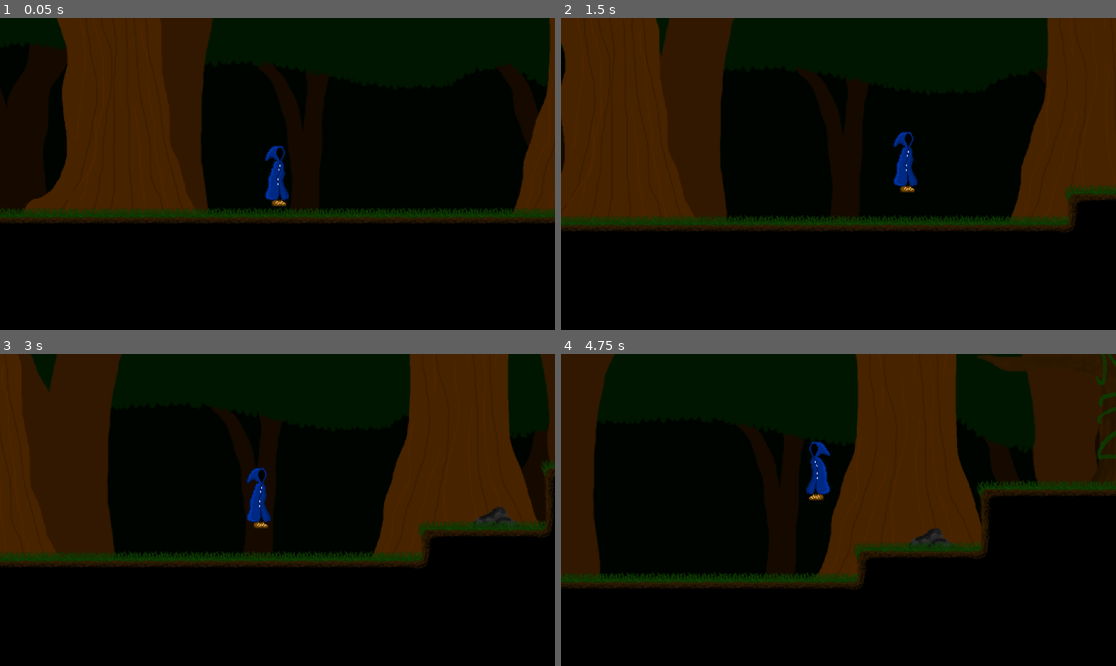
Above: before the commit, frames 1-4 (two rows, left to right).
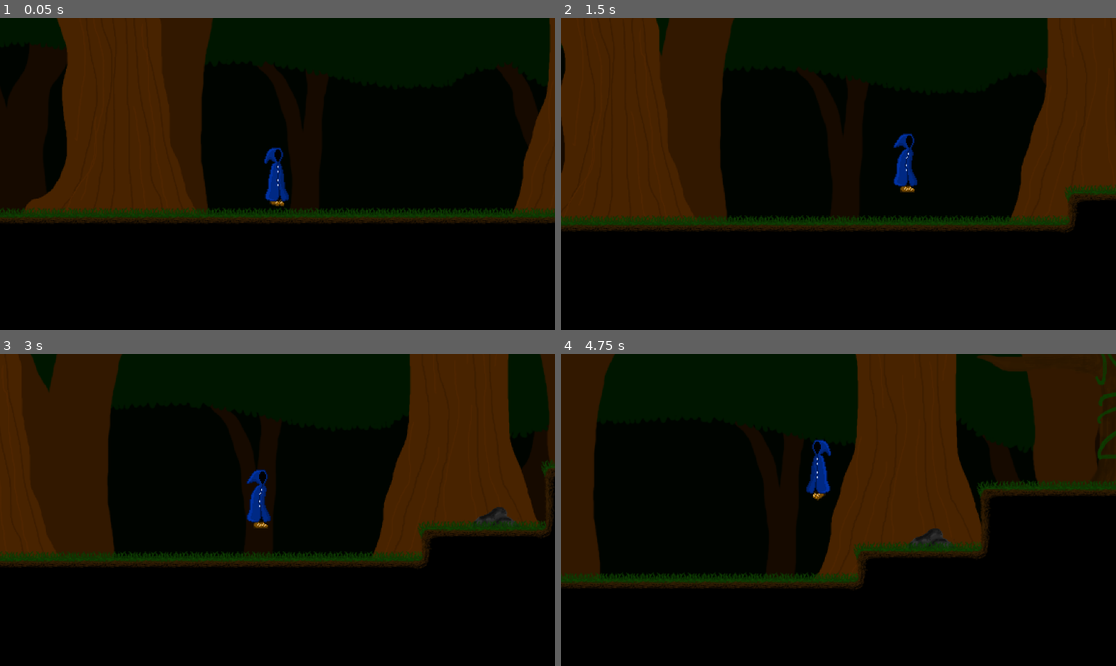
Above: after the commit, the same moments.

Repository: Maurice438361/Nyctophobia-YOGduo
Game: Godot game, scene res://world.tscn
Two runs of this game, one before a commit and one after it. Both use one fixed random seed, a clock stepped at 60 frames per second and the inputs below.
Inputs:
- Up to frame 1 (0.05 s): no input
- Up to frame 2 (1.5 s): tap Enter at 0.5 s; hold D (Right) from 0.53 s (still down); tap Space (Jump) at 0.6, 0.77, 1.07, 1.35 s
- Up to frame 3 (3 s): tap Space (Jump) at 1.52, 1.82, 2.1, 2.85 s; release D (Right) at 2.03 s; hold A (Left) 2.03-2.78 s; hold D (Right) from 2.78 s (still down)
- Up to frame 4 (4.75 s): tap Space (Jump) at 3.02, 3.32, 3.6, 3.77, 4.07, 4.35, 4.52 s; release D (Right) at 4.28 s; hold A (Left) from 4.28 s (still down)

The runs differ from the first frame. In frame 1, 0.2% of the frame differs, in the area x 47-53%, y 40-61%; in frame 2, 0.1%; in frame 3, 0.1%; in frame 4, 0.3%, in the area x 44-49%, y 27-47%.

Commit message:
Added 3 new animations, 2 for climbing and 1 for landing.

Diff:
--- a/assets/Player script/nyctophobia_player.gd
+++ b/assets/Player script/nyctophobia_player.gd
@@ -17,6 +17,7 @@
 var LedgeGrabRest: bool = false
 var Climbing: bool = false
 var IsInClimbleArea: bool = false
+var InAir: bool = true
 
 @onready var wall_check_top = $TopCollisionChecker
 @onready var wall_check_bottom = $BottomCollisionChecker
@@ -89,6 +90,11 @@
 
 		play_anim("Jump")
 
+	#land
+	if InAir and !is_on_floor():
+		InAir = false
+		play_anim("Jump_land")
+
 	#LedgeGrab
 
 	if !is_on_floor() and velocity.y > 0 and is_touching_ledge_side() and !LedgeGrabRest:
@@ -153,12 +159,15 @@
 
 		if Input.is_action_just_pressed("Up"):
 			velocity.y -= CLIMBING_SPEED
+			play_anim("Climb")
 
 		if Input.is_action_just_pressed("Down"):
 			velocity.y += CLIMBING_SPEED
+			play_anim("Climb")
 
 		if !Input.is_action_pressed("Up") and !Input.is_action_pressed("Down"):
 			velocity.y = 0
+			play_anim("Climb_idle")
 
 		if !IsInClimbleArea or Input.is_action_just_pressed("Jump"):
 			Climbing = false
--- a/objects/NyctophobiaPlayer.tscn
+++ b/objects/NyctophobiaPlayer.tscn
@@ -1,139 +1,210 @@
-[gd_scene load_steps=24 format=3 uid="uid://cib36sg3dy4n8"]
-
-[ext_resource type="Texture2D" uid="uid://6kdn00uoem5n" path="res://assets/PlayerSpriteAnimated/duo game player sprite sheet.png" id="1_3evso"]
+[gd_scene load_steps=32 format=3 uid="uid://cib36sg3dy4n8"]
+
 [ext_resource type="Script" uid="uid://bds5ci3jv4xs8" path="res://assets/Player script/nyctophobia_player.gd" id="1_t1ppf"]
-
-[sub_resource type="AtlasTexture" id="AtlasTexture_kekkd"]
-atlas = ExtResource("1_3evso")
+[ext_resource type="Texture2D" uid="uid://by2jk5c7bmhfg" path="res://assets/PlayerSpriteAnimated/player_sprite_sheet.png" id="2_21y1p"]
+
+[sub_resource type="AtlasTexture" id="AtlasTexture_f55vd"]
+atlas = ExtResource("2_21y1p")
+region = Rect2(0, 256, 32, 64)
+
+[sub_resource type="AtlasTexture" id="AtlasTexture_aiss1"]
+atlas = ExtResource("2_21y1p")
+region = Rect2(32, 256, 32, 64)
+
+[sub_resource type="AtlasTexture" id="AtlasTexture_gl6qm"]
+atlas = ExtResource("2_21y1p")
+region = Rect2(64, 256, 32, 64)
+
+[sub_resource type="AtlasTexture" id="AtlasTexture_v0cpy"]
+atlas = ExtResource("2_21y1p")
+region = Rect2(96, 256, 32, 64)
+
+[sub_resource type="AtlasTexture" id="AtlasTexture_b1inw"]
+atlas = ExtResource("2_21y1p")
+region = Rect2(0, 320, 32, 64)
+
+[sub_resource type="AtlasTexture" id="AtlasTexture_j0q1q"]
+atlas = ExtResource("2_21y1p")
+region = Rect2(32, 320, 32, 64)
+
+[sub_resource type="AtlasTexture" id="AtlasTexture_21y1p"]
+atlas = ExtResource("2_21y1p")
 region = Rect2(0, 128, 32, 64)
 
-[sub_resource type="AtlasTexture" id="AtlasTexture_kao56"]
-atlas = ExtResource("1_3evso")
+[sub_resource type="AtlasTexture" id="AtlasTexture_eykcb"]
+atlas = ExtResource("2_21y1p")
 region = Rect2(32, 128, 32, 64)
 
-[sub_resource type="AtlasTexture" id="AtlasTexture_ypu78"]
-atlas = ExtResource("1_3evso")
+[sub_resource type="AtlasTexture" id="AtlasTexture_xitl1"]
+atlas = ExtResource("2_21y1p")
 region = Rect2(0, 64, 32, 64)
 
-[sub_resource type="AtlasTexture" id="AtlasTexture_h0aaa"]
-atlas = ExtResource("1_3evso")
+[sub_resource type="AtlasTexture" id="AtlasTexture_n83br"]
+atlas = ExtResource("2_21y1p")
 region = Rect2(32, 64, 32, 64)
 
-[sub_resource type="AtlasTexture" id="AtlasTexture_wvolp"]
-atlas = ExtResource("1_3evso")
+[sub_resource type="AtlasTexture" id="AtlasTexture_jpfve"]
+atlas = ExtResource("2_21y1p")
 region = Rect2(64, 64, 32, 64)
 
-[sub_resource type="AtlasTexture" id="AtlasTexture_27oiw"]
-atlas = ExtResource("1_3evso")
+[sub_resource type="AtlasTexture" id="AtlasTexture_24h1s"]
+atlas = ExtResource("2_21y1p")
 region = Rect2(96, 64, 32, 64)
 
-[sub_resource type="AtlasTexture" id="AtlasTexture_ha26b"]
-atlas = ExtResource("1_3evso")
+[sub_resource type="AtlasTexture" id="AtlasTexture_rxjt5"]
+atlas = ExtResource("2_21y1p")
+region = Rect2(0, 192, 32, 64)
+
+[sub_resource type="AtlasTexture" id="AtlasTexture_q3a73"]
+atlas = ExtResource("2_21y1p")
+region = Rect2(32, 192, 32, 64)
+
+[sub_resource type="AtlasTexture" id="AtlasTexture_3sywi"]
+atlas = ExtResource("2_21y1p")
 region = Rect2(0, 0, 32, 64)
 
-[sub_resource type="AtlasTexture" id="AtlasTexture_apav2"]
-atlas = ExtResource("1_3evso")
+[sub_resource type="AtlasTexture" id="AtlasTexture_8gbsv"]
+atlas = ExtResource("2_21y1p")
 region = Rect2(32, 0, 32, 64)
 
-[sub_resource type="AtlasTexture" id="AtlasTexture_xmchy"]
-atlas = ExtResource("1_3evso")
+[sub_resource type="AtlasTexture" id="AtlasTexture_ycphv"]
+atlas = ExtResource("2_21y1p")
 region = Rect2(64, 0, 32, 64)
 
-[sub_resource type="AtlasTexture" id="AtlasTexture_1dfvl"]
-atlas = ExtResource("1_3evso")
+[sub_resource type="AtlasTexture" id="AtlasTexture_dvxgq"]
+atlas = ExtResource("2_21y1p")
 region = Rect2(96, 0, 32, 64)
 
-[sub_resource type="AtlasTexture" id="AtlasTexture_7x5wq"]
-atlas = ExtResource("1_3evso")
+[sub_resource type="AtlasTexture" id="AtlasTexture_g50vo"]
+atlas = ExtResource("2_21y1p")
 region = Rect2(128, 0, 32, 64)
 
-[sub_resource type="AtlasTexture" id="AtlasTexture_gkwst"]
-atlas = ExtResource("1_3evso")
+[sub_resource type="AtlasTexture" id="AtlasTexture_sa3b2"]
+atlas = ExtResource("2_21y1p")
 region = Rect2(160, 0, 32, 64)
 
-[sub_resource type="AtlasTexture" id="AtlasTexture_k56pk"]
-atlas = ExtResource("1_3evso")
+[sub_resource type="AtlasTexture" id="AtlasTexture_4krb7"]
+atlas = ExtResource("2_21y1p")
 region = Rect2(192, 0, 32, 64)
 
-[sub_resource type="AtlasTexture" id="AtlasTexture_y60il"]
-atlas = ExtResource("1_3evso")
+[sub_resource type="AtlasTexture" id="AtlasTexture_m0k0a"]
+atlas = ExtResource("2_21y1p")
 region = Rect2(224, 0, 32, 64)
 
-[sub_resource type="AtlasTexture" id="AtlasTexture_ftnmm"]
-atlas = ExtResource("1_3evso")
+[sub_resource type="AtlasTexture" id="AtlasTexture_83v52"]
+atlas = ExtResource("2_21y1p")
 region = Rect2(256, 0, 32, 64)
 
-[sub_resource type="AtlasTexture" id="AtlasTexture_f5oal"]
-atlas = ExtResource("1_3evso")
+[sub_resource type="AtlasTexture" id="AtlasTexture_6gajf"]
+atlas = ExtResource("2_21y1p")
 region = Rect2(288, 0, 32, 64)
 
-[sub_resource type="AtlasTexture" id="AtlasTexture_obfdt"]
-atlas = ExtResource("1_3evso")
+[sub_resource type="AtlasTexture" id="AtlasTexture_xrkn0"]
+atlas = ExtResource("2_21y1p")
 region = Rect2(320, 0, 32, 64)
 
 [sub_resource type="SpriteFrames" id="SpriteFrames_oay2s"]
 animations = [{
 "frames": [{
 "duration": 1.0,
-"texture": SubResource("AtlasTexture_kekkd")
-}, {
-"duration": 1.0,
-"texture": SubResource("AtlasTexture_kao56")
+"texture": SubResource("AtlasTexture_f55vd")
+}, {
+"duration": 1.0,
+"texture": SubResource("AtlasTexture_aiss1")
+}, {
+"duration": 1.0,
+"texture": SubResource("AtlasTexture_gl6qm")
+}, {
+"duration": 1.0,
+"texture": SubResource("AtlasTexture_v0cpy")
+}],
+"loop": true,
+"name": &"Climb",
+"speed": 5.0
+}, {
+"frames": [{
+"duration": 2.5,
+"texture": SubResource("AtlasTexture_b1inw")
+}, {
+"duration": 1.0,
+"texture": SubResource("AtlasTexture_j0q1q")
+}],
+"loop": true,
+"name": &"Climb_idle",
+"speed": 5.0
+}, {
+"frames": [{
+"duration": 1.0,
+"texture": SubResource("AtlasTexture_21y1p")
+}, {
+"duration": 1.0,
+"texture": SubResource("AtlasTexture_eykcb")
 }],
 "loop": true,
 "name": &"Idle",
 "speed": 5.0
 }, {
 "frames": [{
-"duration": 1.0,
-"texture": SubResource("AtlasTexture_ypu78")
-}, {
-"duration": 1.0,
-"texture": SubResource("AtlasTexture_h0aaa")
-}, {
-"duration": 1.0,
-"texture": SubResource("AtlasTexture_wvolp")
-}, {
-"duration": 1.0,
-"texture": SubResource("AtlasTexture_27oiw")
-}],
-"loop": true,
+"duration": 0.5,
+"texture": SubResource("AtlasTexture_xitl1")
+}, {
+"duration": 0.5,
+"texture": SubResource("AtlasTexture_n83br")
+}, {
+"duration": 0.5,
+"texture": SubResource("AtlasTexture_jpfve")
+}, {
+"duration": 0.5,
+"texture": SubResource("AtlasTexture_24h1s")
+}],
+"loop": false,
 "name": &"Jump",
 "speed": 5.0
 }, {
 "frames": [{
 "duration": 1.0,
-"texture": SubResource("AtlasTexture_ha26b")
-}, {
-"duration": 1.0,
-"texture": SubResource("AtlasTexture_apav2")
-}, {
-"duration": 1.0,
-"texture": SubResource("AtlasTexture_xmchy")
-}, {
-"duration": 1.0,
-"texture": SubResource("AtlasTexture_1dfvl")
-}, {
-"duration": 1.0,
-"texture": SubResource("AtlasTexture_7x5wq")
-}, {
-"duration": 1.0,
-"texture": SubResource("AtlasTexture_gkwst")
-}, {
-"duration": 1.0,
-"texture": SubResource("AtlasTexture_k56pk")
-}, {
-"duration": 1.0,
-"texture": SubResource("AtlasTexture_y60il")
-}, {
-"duration": 1.0,
-"texture": SubResource("AtlasTexture_ftnmm")
-}, {
-"duration": 1.0,
-"texture": SubResource("AtlasTexture_f5oal")
-}, {
-"duration": 1.0,
-"texture": SubResource("AtlasTexture_obfdt")
+"texture": SubResource("AtlasTexture_rxjt5")
+}, {
+"duration": 1.0,
+"texture": SubResource("AtlasTexture_q3a73")
+}],
+"loop": true,
+"name": &"Jump_land",
+"speed": 5.0
+}, {
+"frames": [{
+"duration": 1.0,
+"texture": SubResource("AtlasTexture_3sywi")
+}, {
+"duration": 1.0,
+"texture": SubResource("AtlasTexture_8gbsv")
+}, {
+"duration": 1.0,
+"texture": SubResource("AtlasTexture_ycphv")
+}, {
+"duration": 1.0,
+"texture": SubResource("AtlasTexture_dvxgq")
+}, {
+"duration": 1.0,
+"texture": SubResource("AtlasTexture_g50vo")
+}, {
+"duration": 1.0,
+"texture": SubResource("AtlasTexture_sa3b2")
+}, {
+"duration": 1.0,
+"texture": SubResource("AtlasTexture_4krb7")
+}, {
+"duration": 1.0,
+"texture": SubResource("AtlasTexture_m0k0a")
+}, {
+"duration": 1.0,
+"texture": SubResource("AtlasTexture_83v52")
+}, {
+"duration": 1.0,
+"texture": SubResource("AtlasTexture_6gajf")
+}, {
+"duration": 1.0,
+"texture": SubResource("AtlasTexture_xrkn0")
 }],
 "loop": true,
 "name": &"Run",
@@ -160,7 +231,8 @@
 [node name="AnimatedSprite2D" type="AnimatedSprite2D" parent="."]
 sprite_frames = SubResource("SpriteFrames_oay2s")
 animation = &"Jump"
-frame_progress = 0.374828
+frame = 3
+frame_progress = 1.0
 
 [node name="Camera2D" type="Camera2D" parent="."]
 zoom = Vector2(2, 2)
Binary file removed: assets/PlayerSpriteAnimated/duo game player sprite sheet.png
Binary file added: assets/PlayerSpriteAnimated/player_sprite_sheet.png
Not shown, changed: assets/PlayerSpriteAnimated/player_sprite_sheet.png.import
Not shown, added: assets/PlayerSpriteAnimated/player_sprite_sheet.png~
